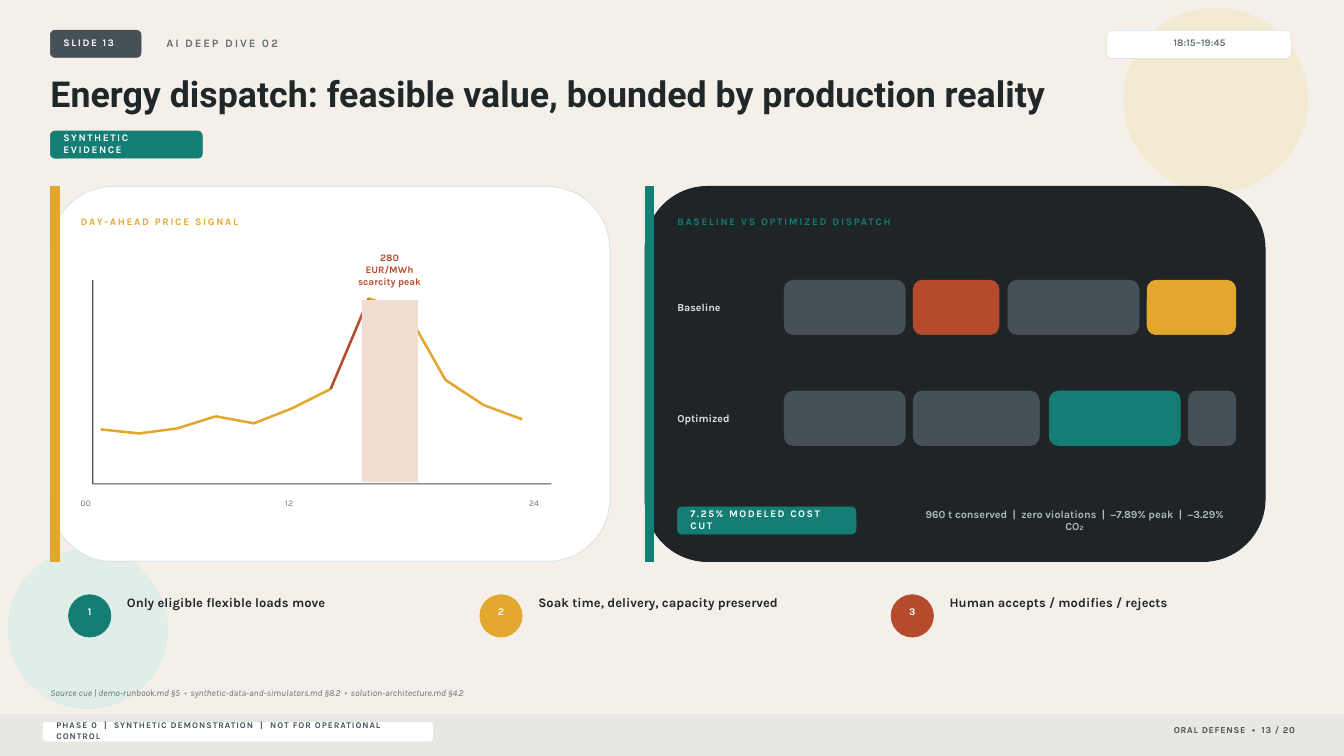
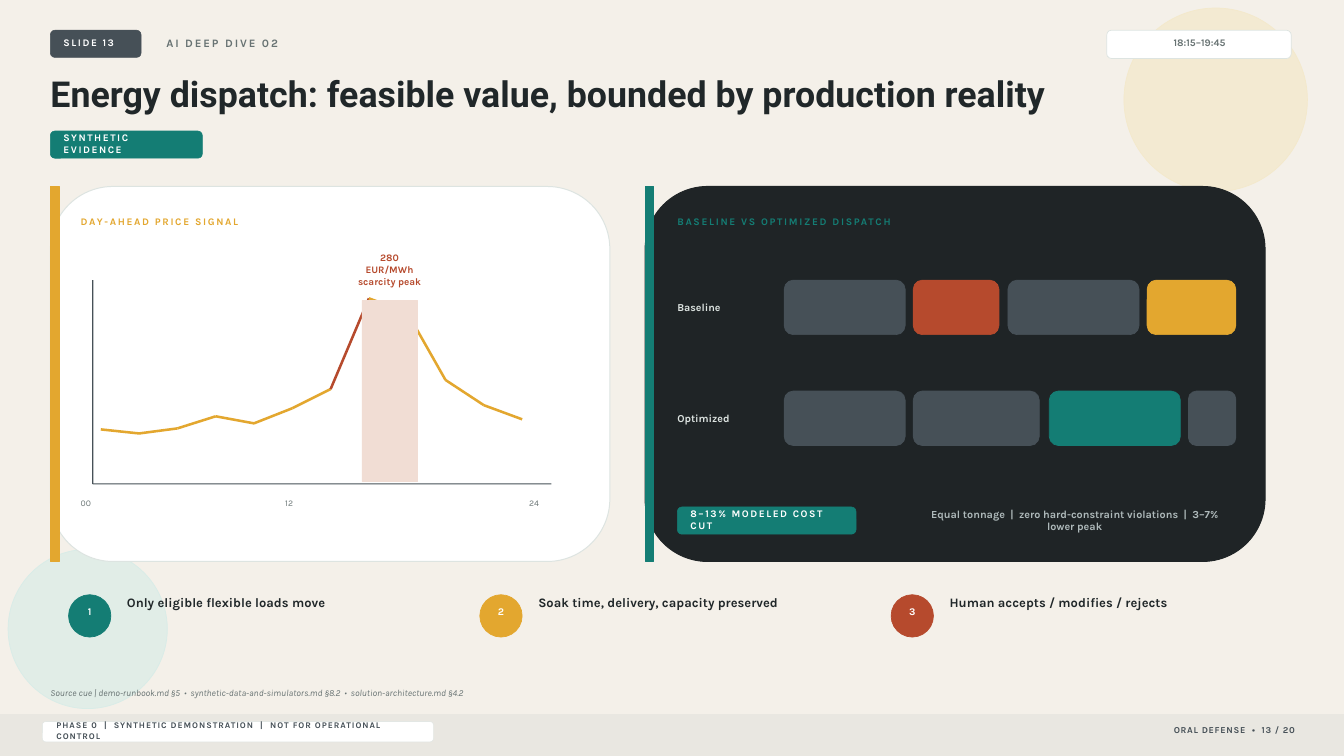
Before and after one commit to frkim/NovaSteel3, a slide deck: slide 13 of docs/presentation/NovaSteel-Oral-Defense.pptx. Drawn at 1344x756 pixels with LibreOffice and Linux fonts; fonts in the diff are those of the drawing. Boxes give left, top, right and bottom in pixels: in the first picture for what was removed or moved away, otherwise in the second. Text is boxed around its words. In the diff, an @@ line names an element or a change of style, - is before the commit and + after.

```diff
--- a/docs/presentation/NovaSteel-Oral-Defense.pptx
+++ b/docs/presentation/NovaSteel-Oral-Defense.pptx
@@ text at <box>690,510,823,529</box>: text changed @@
-7.25% MODELED COST CUT
+8–13% MODELED COST CUT
@@ text at <box>931,510,1218,533</box>: text changed @@
-960 t conserved | zero violations | −7.89% peak | −3.29% CO₂
+Equal tonnage | zero hard-constraint violations | 3–7% lower peak
```
Also in this commit, not shown: 7 other slides changed, 1 slide added, 11 other files.
